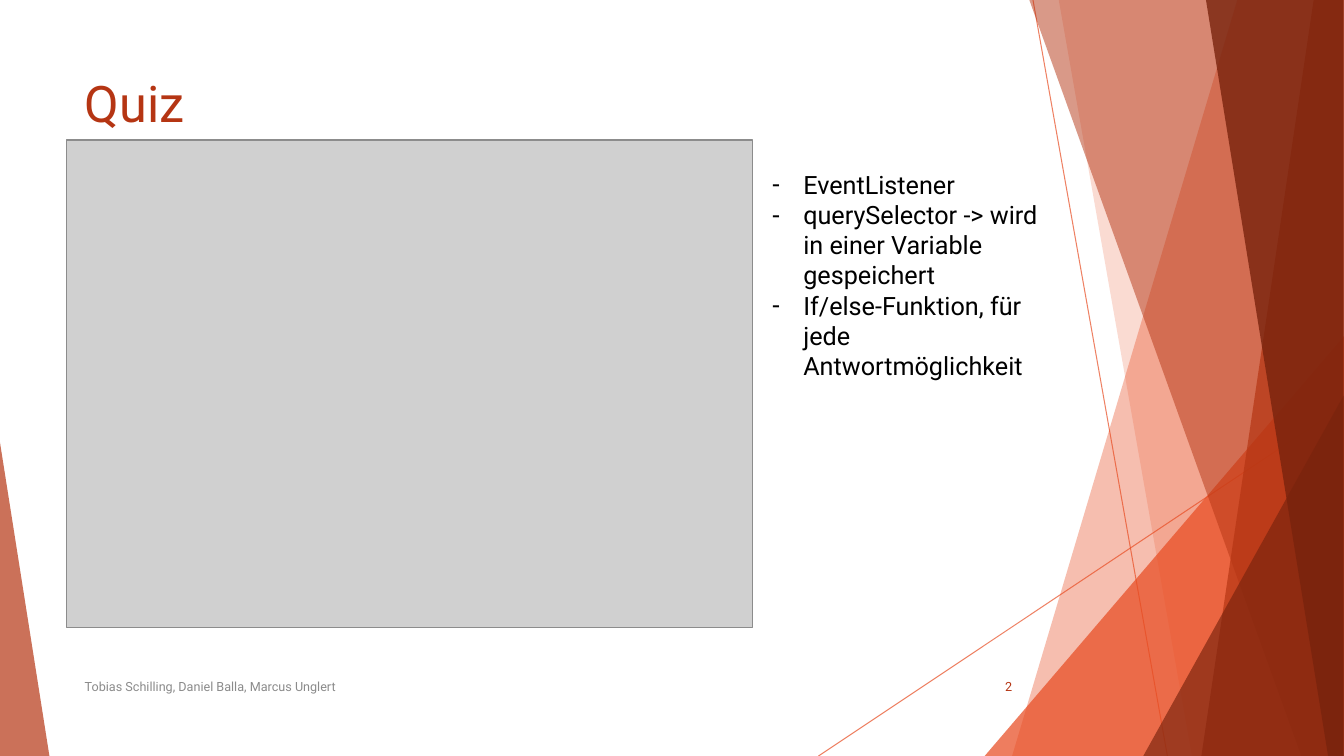
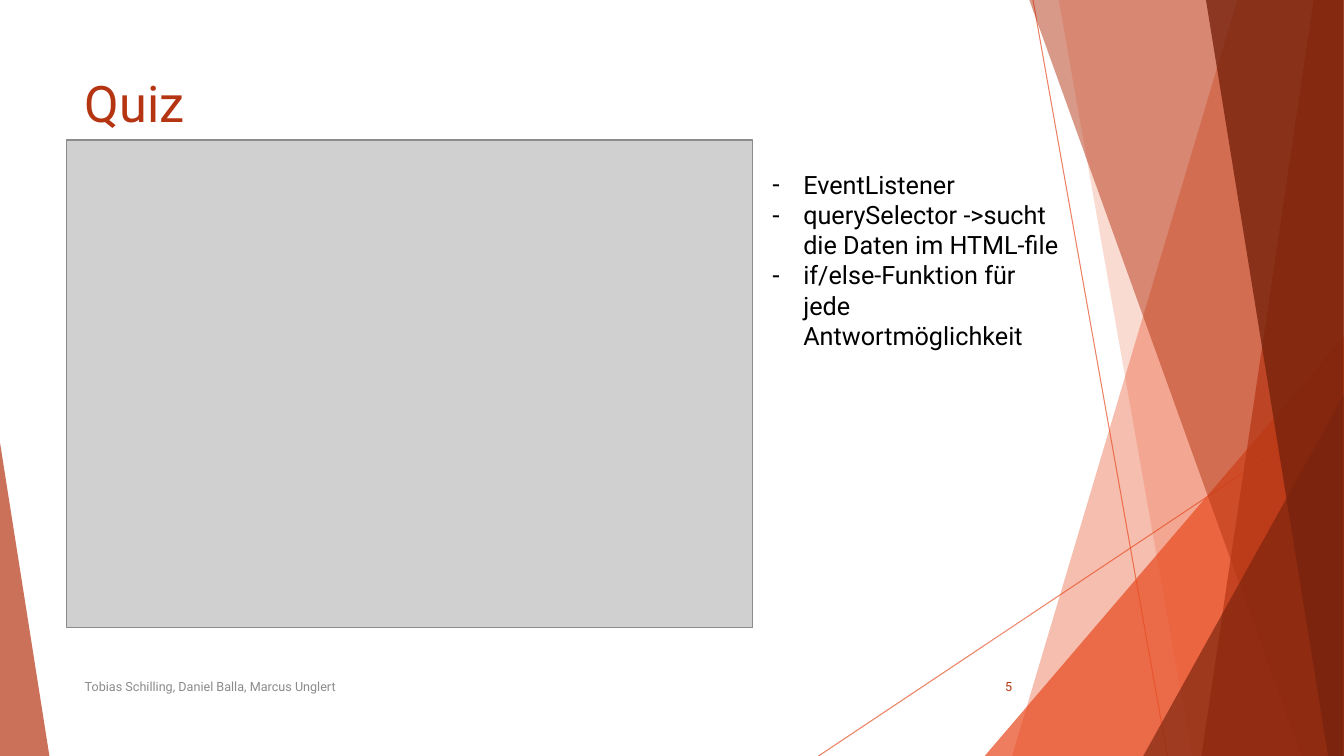
Before and after one commit to Poschinski/web-engineering-programmentwurf, a slide deck: slide 5 of docs/SportsPulse.pptx (slide 2 before the commit). Drawn at 1344x756 pixels with LibreOffice and Linux fonts; fonts in the diff are those of the drawing; grey boxes stand for pictures. Boxes give left, top, right and bottom in pixels: in the first picture for what was removed or moved away, otherwise in the second. Text is boxed around its words. In the diff, an @@ line names an element or a change of style, - is before the commit and + after.

```diff
--- a/docs/SportsPulse.pptx
+++ b/docs/SportsPulse.pptx
@@ text at <box>803,205,1059,351</box>: text changed @@
-– querySelector -> wird in einer Variable gespeichert
-– If/else-Funktion, für jede Antwortmöglichkeit
+– querySelector ->sucht die Daten im HTML-file
+– if/else-Funktion für jede Antwortmöglichkeit
@@ page number at <box>1005,682,1012,691</box>: text changed @@
-2
+5
```
Also in this commit, not shown: 3 other slides changed, 5 other files.
